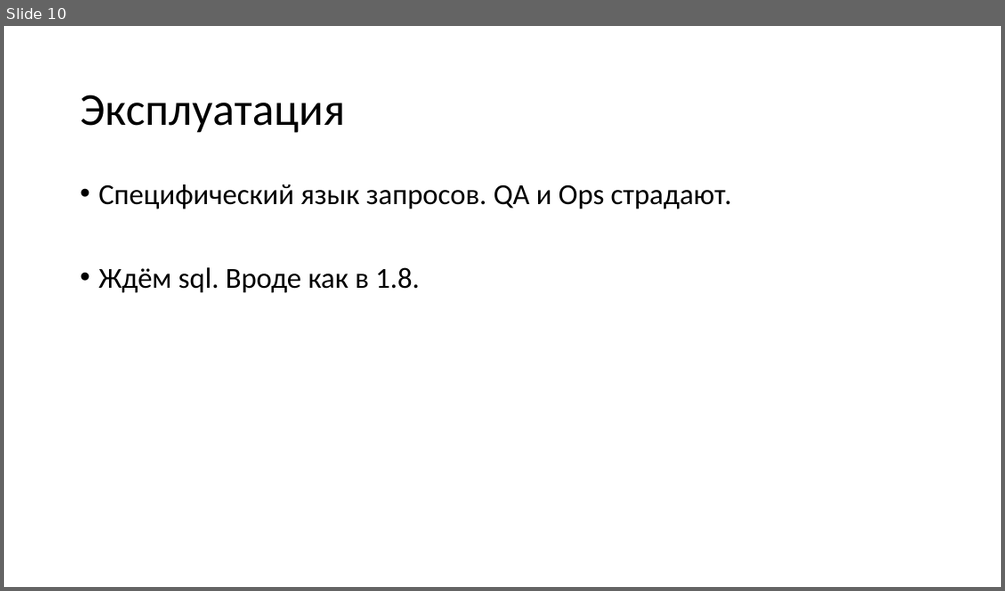
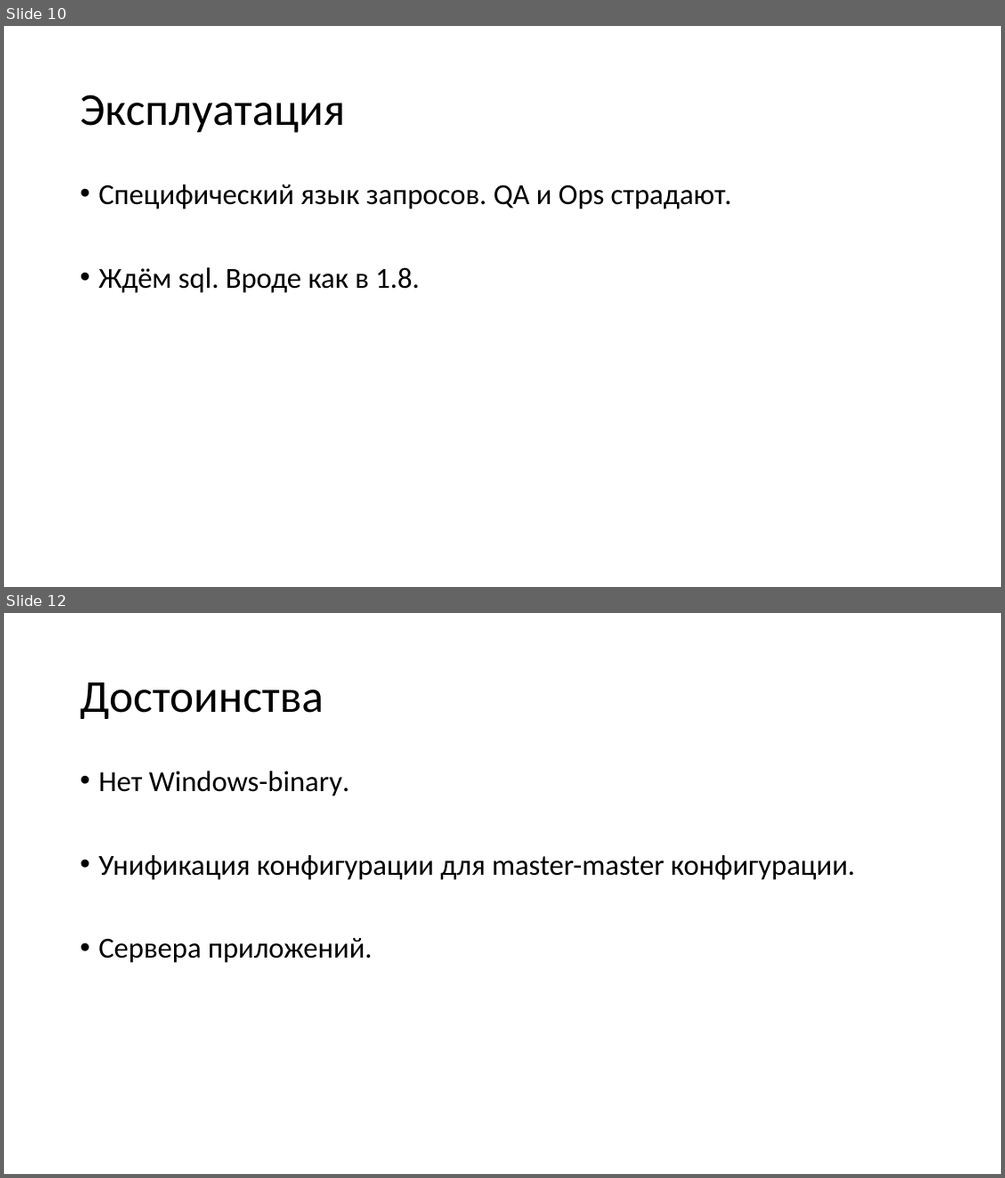
Before and after one commit to aensidhe/presentations, a slide deck: 2017/02/Tarantool for windows applications/Presentation.pptx. Shown one above the other, each under a label of ours: slide 10 before the commit, slides 10 and 12 after it; the slides between them are not shown. The pictures are 1005x591 and 1005x1178 pixels, drawn with LibreOffice and Linux fonts; fonts in the diff are those of the drawing. Boxes give left, top, right and bottom in pixels: in the first picture for what was removed or moved away, otherwise in the second. Text is boxed around its words. In the diff, an @@ line names an element or a change of style, - is before the commit and + after.

```diff
--- a/2017/02/Tarantool for windows applications/Presentation.pptx
+++ b/2017/02/Tarantool for windows applications/Presentation.pptx
@@ slide 12 added at (4,613,1001,1174), background #FFFFFF @@
@@ title added at (80,682,324,719), 44 pt, text #000000 @@
+Достоинства
@@ text added at (98,771,855,963), 28 pt, text #000000 @@
+• Нет Windows-binary.
+• Унификация конфигурации для master-master конфигурации.
+• Сервера приложений.
```
Also in this commit, not shown: 2 other slides added, 1 slide removed.
